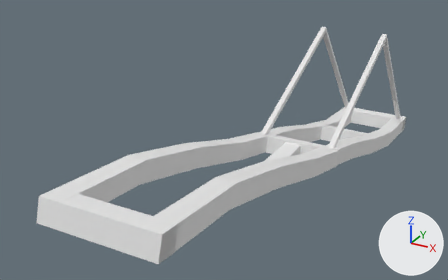
One commit to the OBJ model src/main/resources/assets/chtmod/models/block/pole/Light0.obj: the scene before it, then after it.
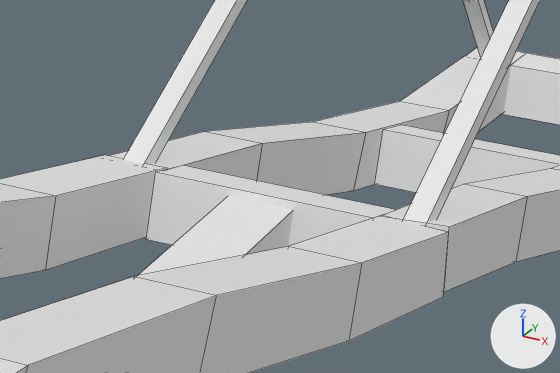
Old and new are each drawn whole from a camera (50 mm lens) standing at (2.88, -7.32, 3.41) and looking at (-0.21, -1.71, 0.61) and again close up on the part from 52% to 81% of the width and 34% to 66% of the height. The lights are fixed; the arrows at lower right show +X, +Y and +Z. The close-ups show mesh edges as thin lines. Where no turn or scale is listed for an object, it has been applied to the vertices.

Objects in the first close-up: 'Light0'.
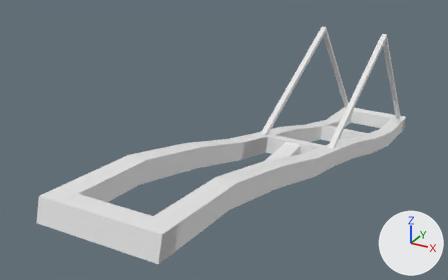
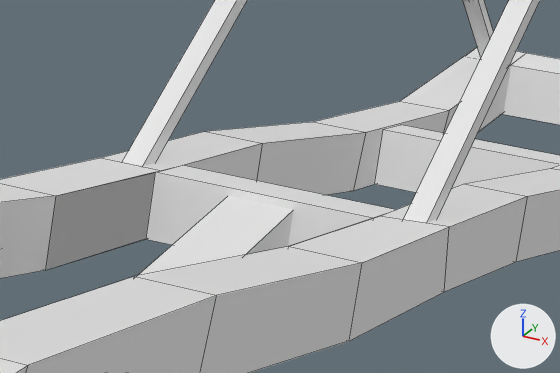
Pixel boxes [x1, y1, x2, y2] of what changed, in the close-ups (560 x 373 px; the box of a moved part takes in the faces that stretch with it):
part 1 of me_light0, moved or reshaped: before [0, 155, 448, 341]; after [0, 158, 449, 341]

Patch to the scene script:
```diff
--- a/src/main/resources/assets/chtmod/models/block/pole/Light0.obj.py
+++ b/src/main/resources/assets/chtmod/models/block/pole/Light0.obj.py
@@ me_light0 @@
 me_light0.from_pydata(...)  # 144 vertices, 119 faces; spans x 0.0..1.0, y -4.74..2.06, z -0.37..1.47
 # used by ob_light0; location = (0.0, 0.0, 0.0)
 # verts and faces of me_light0; kept vertices keep their numbers, new ones are numbered from 144
 # before: 0 (0.0, -1.33, 0.41), 1 (0.0, -2.04, 0.59), 4 (0.19, -1.33, 0.41), 5 (0.19, -2.04, 0.59) at pixel (45, 270), 8 (0.0, -1.32, 0.6) at pixel (105, 154)
 # before: 9 (0.0, -1.99, 0.78), 12 (0.19, -1.32, 0.6) at pixel (167, 167), 13 (0.19, -1.99, 0.78) at pixel (56, 195), 28 (1.0, -1.34, 0.59) at pixel (448, 232), 29 (1.0, -1.34, 0.41) at pixel (442, 297)
 # before: 38 (0.81, -1.33, 0.6) at pixel (381, 215), 39 (0.81, -1.33, 0.41), 40 (0.81, -2.04, 0.59), 43 (1.0, -2.04, 0.59) at pixel (349, 340), 46 (0.81, -1.99, 0.78) at pixel (288, 246)
 # before: 49 (1.0, -1.99, 0.78) at pixel (362, 262), 60 (0.19, -1.4, 0.62) at pixel (155, 171), 61 (0.19, -1.45, 0.43) at pixel (145, 239), 68 (0.0, -1.35, 0.6), 72 (0.19, -1.35, 0.6) at pixel (162, 170)
 # before: 76 (0.0, -1.36, 0.41), 80 (0.19, -1.36, 0.41), 88 (1.0, -1.34, 0.42) at pixel (444, 291), 89 (1.0, -1.34, 0.61) at pixel (449, 226), 90 (0.81, -1.35, 0.42)
 # before: 91 (0.81, -1.35, 0.6) at pixel (379, 216)
+# me_light0 part 1
+delete_vertices([0, 4, 8, 12, 28, 29])  # with the faces that use them
+faces += [(46, 49, 89, 91), (40, 90, 88, 43), (43, 88, 89, 49), (5, 13, 72, 80), (9, 13, 72, 68), (1, 76, 80, 5)]
+faces += [(1, 9, 68, 76), (5, 61, 60, 13)]
 me_light0.materials.append(mat_polelight1)
```
